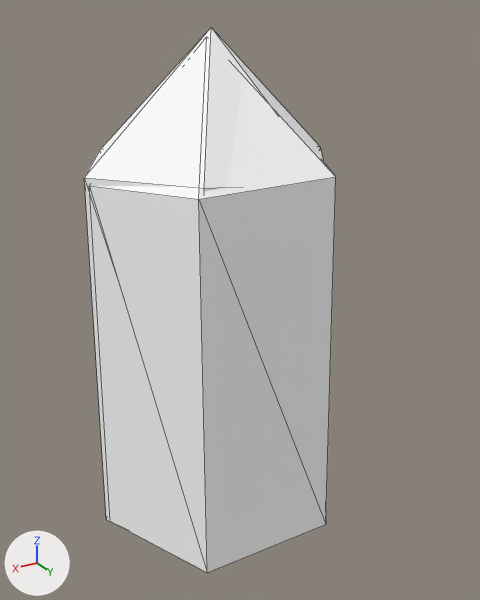
The glTF model minescat-lowpoly/models/glb/Rock_Prisms.glb as it was, and as the next commit left it.
Camera for both pictures: a 50 mm camera at (0.645, 1.203, 1.08) aimed at (-0.068, 0.015, 0.485). The axes (+X, +Y, +Z) are drawn at lower left. The lights are the same throughout. The picture after the commit comes second. Mesh edges are drawn as thin lines. Vertices at exactly the same position are counted once.

Names of what the first picture shows: 'Ore_Copper_L', 'Ore_Gold_L'.
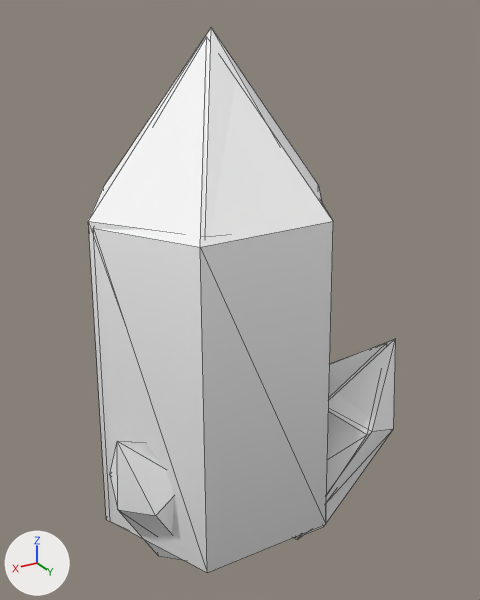
Where the newer file only moved an object's origin or applied its transform, the numbers keep the older frame.

Edits to the bpy script that builds the scene:
```text
Change mat_m_palette:
    where n0 = _N.new('ShaderNodeBsdfPrincipled'); n0.name = 'Principled BSDF'
    remove n0.inputs[0].default_value = (1.0, 1.0, 1.0, 1.0)  # 'Base Color', white #ffffff
    add n2 = _N.new('ShaderNodeVertexColor'); n2.name = 'Color Attribute'
    add _L.new(n2.outputs[0], n0.inputs[0])  # 'Color' to 'Base Color'
Change me_ore_copper_l_001:
    used by ob_ore_copper_l; location = (0.0, 0.0, 0.0)
    remove me_ore_copper_l_001.from_pydata(...)  # 13 vertices, 18 faces; spans x -0.292..0.276, y -0.254..0.27, z 0.0..1.04
    add me_ore_copper_l_001.from_pydata(...)  # 26 vertices, 36 faces; spans x -0.39..0.276, y -0.119..1.04, z -0.28..0.254
    me_ore_copper_l_001 part 1: the whole mesh is rebuilt
Change me_ore_copper_m_001:
    used by ob_ore_copper_m; location = (0.0, 0.0, 0.0)
    remove me_ore_copper_m_001.from_pydata(...)  # 13 vertices, 18 faces; spans x -0.214..0.211, y -0.19..0.178, z 0.0..0.836
    add me_ore_copper_m_001.from_pydata(...)  # 26 vertices, 36 faces; spans x -0.214..0.292, y -0.097..0.836, z -0.187..0.19
    me_ore_copper_m_001 part 2: a new loose piece of 13 vertices spanning x 0.013..0.292, y -0.097..0.299, z -0.187..0.042, in mat_m_palette
    other edits to the shape of me_ore_copper_m_001 do not show in these pictures
Change me_ore_gold_l_001:
    used by ob_ore_gold_l; location = (0.0, 0.0, 0.0)
    remove me_ore_gold_l_001.from_pydata(...)  # 13 vertices, 18 faces; spans x -0.307..0.282, y -0.257..0.254, z 0.0..1.057
    add me_ore_gold_l_001.from_pydata(...)  # 26 vertices, 36 faces; spans x -0.38..0.282, y -0.109..1.057, z -0.279..0.257
    me_ore_gold_l_001 part 3: the whole mesh is rebuilt
Change ob_ore_copper_l:
    ob_ore_copper_l.rotation_euler: (0.0, 0.0, 0.0) -> (1.571, 0.0, 0.0)  # degrees (0, 0, 0) -> degrees (90, 0, 0)
Change ob_ore_copper_m:
    ob_ore_copper_m.rotation_euler: (0.0, 0.0, 0.0) -> (1.571, 0.0, 0.0)  # degrees (0, 0, 0) -> degrees (90, 0, 0)
Change ob_ore_gold_l:
    ob_ore_gold_l.rotation_euler: (0.0, 0.0, 0.0) -> (1.571, 0.0, 0.0)  # degrees (0, 0, 0) -> degrees (90, 0, 0)
```

Location of each change, [x1, y1, x2, y2] in pixels of the pictures (480 x 600 px):
'Ore_Copper_L', recoloured, reshaped, turned: before [95, 77, 336, 573]; after [99, 37, 396, 573]
'Ore_Gold_L', recoloured, reshaped, turned: before [84, 28, 323, 523]; after [88, 28, 387, 540]
'Ore_Copper_M', recoloured, reshaped, turned (not visible before): after [110, 441, 182, 560]
